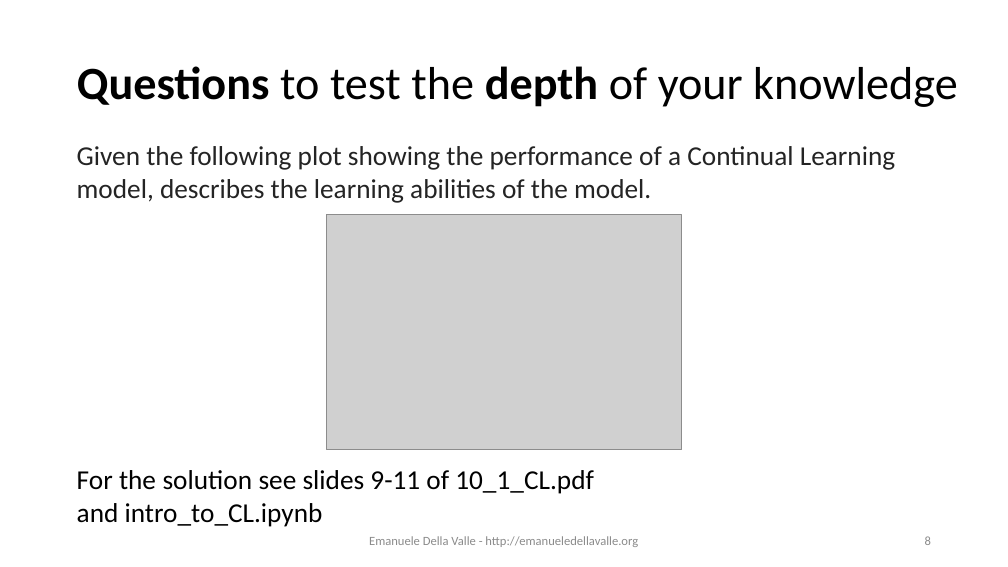
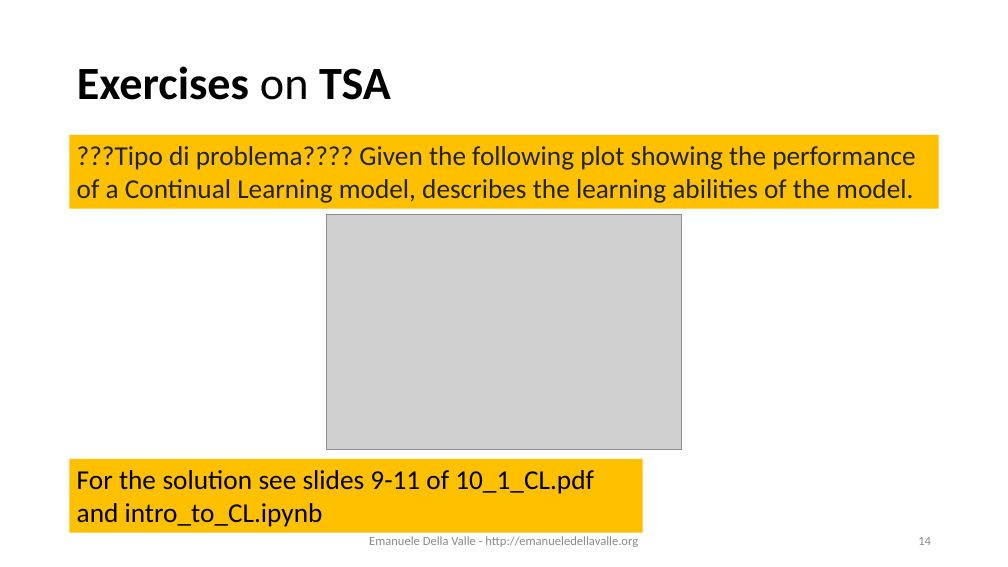
Before and after one commit to emanueledellavalle/streaming-data-analytics, a slide deck: slide 14 of lectures/14_SDS_exam-preview/14_Streaming-Data-Science_exam-preview.pptx (slide 8 before the commit). Drawn at 1008x567 pixels with LibreOffice and Linux fonts; fonts in the diff are those of the drawing; grey boxes stand for pictures. Boxes give left, top, right and bottom in pixels: in the first picture for what was removed or moved away, otherwise in the second. Text is boxed around its words. In the diff, an @@ line names an element or a change of style, - is before the commit and + after.

```diff
--- a/lectures/14_SDS_exam-preview/14_Streaming-Data-Science_exam-preview.pptx
+++ b/lectures/14_SDS_exam-preview/14_Streaming-Data-Science_exam-preview.pptx
@@ title at (x1=77, y1=66, x2=391, y2=100): text changed; bold on @@
-Questions to test the depth of your knowledge
+Exercises on TSA
@@ rectangle "???Tipo di problema???? Given the ..." resized from (x1=77, y1=146, x2=895, y2=203) to (x1=70, y1=135, x2=939, y2=209) @@
@@ rectangle "???Tipo di problema???? Given the ..." at (x1=70, y1=135, x2=939, y2=209): fill none to #FFC000 @@
@@ text in rectangle at (x1=77, y1=146, x2=915, y2=203): text changed @@
-Given the following plot showing the performance of a Continual Learning model, describes the learning abilities of the model.
+???Tipo di problema???? Given the following plot showing the performance of a Continual Learning model, describes the learning abilities of the model.
@@ rectangle "For the solution see slides ..." resized from (x1=77, y1=470, x2=594, y2=527) to (x1=70, y1=459, x2=643, y2=533) @@
@@ rectangle "For the solution see slides ..." at (x1=70, y1=459, x2=643, y2=533): fill none to #FFC000 @@
@@ page number at (x1=918, y1=537, x2=931, y2=545): text changed @@
-8
+14
```
Also in this commit, not shown: 10 other slides changed, 2 slides added.
